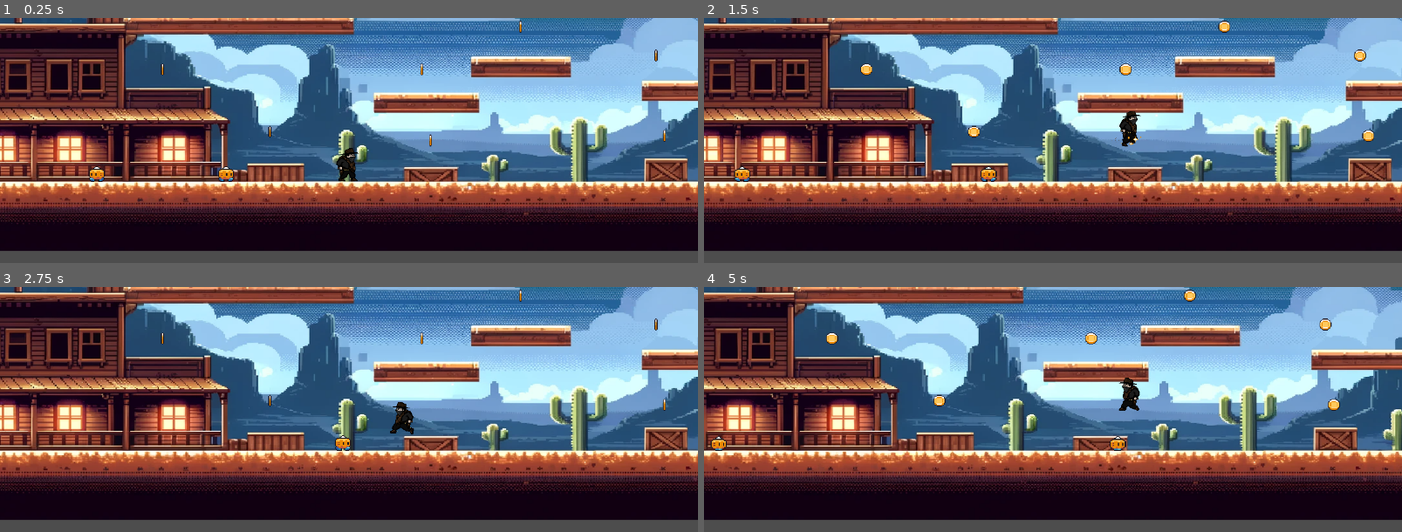
Above: before the commit, frames 1-4 (two rows, left to right).
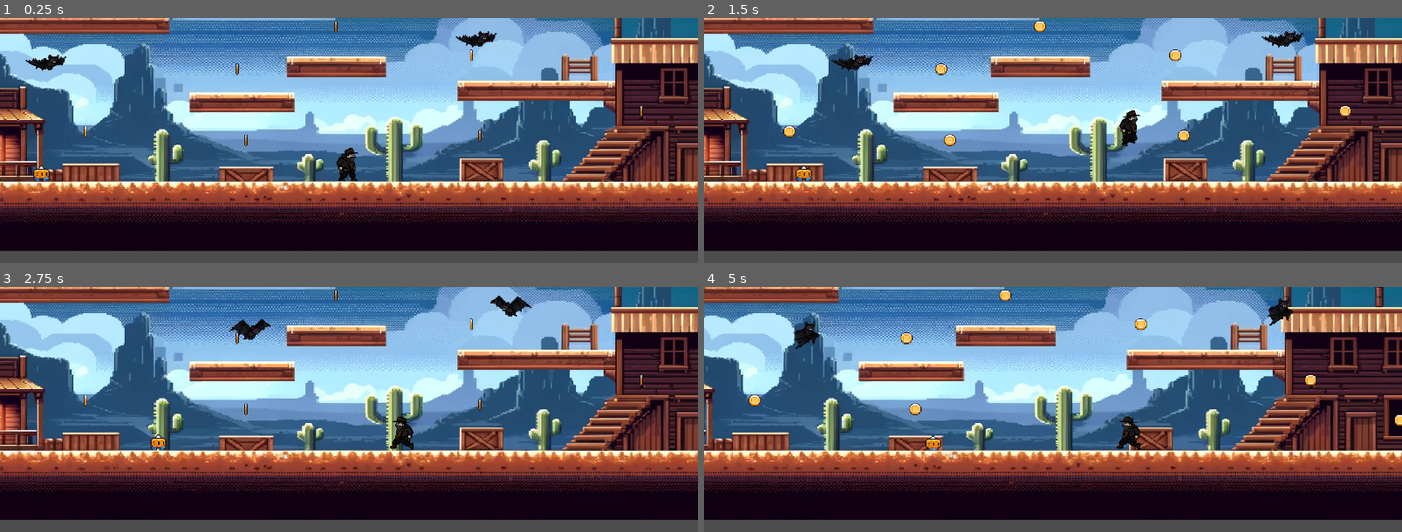
Above: after the commit, the same moments.

Repository: MestreWilll/GodotV4-Learning-ElPistoleiroGame
Game: Godot game, scene res://mundo_01.tscn
The game is run twice, just before and just after one commit, with the same random seed, the same clock (stepped at 60 frames per second) and the same inputs.
Inputs:
- Up to frame 1 (0.25 s): no input
- Up to frame 2 (1.5 s): tap Enter (ui_accept) at 0.5 s; hold D (move_right) from 0.53 s (still down); tap Space (jump) at 0.77 s
- Up to frame 3 (2.75 s): tap Space (jump) at 1.52 s; release D (move_right) at 2.03 s; hold A (move_left) from 2.03 s (still down)
- Up to frame 4 (5 s): release A (move_left) at 2.78 s; hold D (move_right) 2.78-4.28 s; tap Space (jump) at 3.02, 3.77, 4.52 s; hold A (move_left) from 4.28 s (still down)

The runs differ from the first frame. In frame 1, 60% of the frame differs, in the area x 0-100%, y 0-85%; in frame 2, 60%; in frame 3, 60%; in frame 4, 61%, in the area x 0-100%, y 0-84%.

Commit message:
ADD+Mob-MovingColliding

Diff:
--- a/Scripts/Player.gd
+++ b/Scripts/Player.gd
@@ -73,4 +73,5 @@
 # Isso está assumindo que você tem uma referência ao objeto Player chamado 'player_instance'
 func _on_hurtbox_body_entered(body):
 	if body.is_in_group("enemies"):
+		queue_free()
 		print("Vc tomou dano")
--- a/Scripts/inimigo3.gd
+++ b/Scripts/inimigo3.gd
@@ -33,7 +33,6 @@
 	velocity.x = direction * SPEED * delta
 	move_and_slide()
 
-
 func _on_animated_sprite_2d_animation_finished():
 	if sprite.animation == "hurt":
 		queue_free()
--- /dev/null
+++ b/Scripts/morcego.gd
@@ -0,0 +1,39 @@
+extends CharacterBody2D
+
+const SPEED = 300.0
+const CHANGE_DIRECTION_MIN = 1.0  # Tempo mínimo para mudança de direção
+const CHANGE_DIRECTION_MAX = 3.0  # Tempo máximo para mudança de direção
+
+@onready var detector := $RayCast2D as RayCast2D
+@onready var sprite := $AnimatedSprite2D as AnimatedSprite2D
+
+var direction := -1  # Inicialmente indo para a esquerda
+var time_to_change_direction := randf_range(CHANGE_DIRECTION_MIN, CHANGE_DIRECTION_MAX)  # Tempo até a próxima mudança de direção
+
+func _ready():
+	randomize()  # Inicializa o gerador de números aleatórios
+	if has_meta("Direita") and get_meta("Direita"):
+		direction = 1
+		detector.scale.x *= -1
+		sprite.flip_h = direction == 1  # Atualiza a orientação do sprite quando a direção muda
+
+func _physics_process(delta):
+	# Atualiza o temporizador e muda a direção se necessário.
+	time_to_change_direction -= delta
+	if time_to_change_direction <= 0:
+		direction *= -1
+		time_to_change_direction = randf_range(CHANGE_DIRECTION_MIN, CHANGE_DIRECTION_MAX)
+
+	# Verifica colisões e muda a direção se colidir.
+	if detector.is_colliding():
+		direction *= -1
+
+	# Atualiza a escala e a orientação do sprite com base na direção.
+	detector.scale.x = direction
+	sprite.flip_h = direction == 1
+
+	# Calcula a nova posição horizontal.
+	var horizontal_movement = direction * SPEED * delta
+
+	# Move o morcego diretamente, atualizando sua posição.
+	position.x += horizontal_movement
--- /dev/null
+++ b/actor/morcego.tscn
@@ -0,0 +1,144 @@
+[gd_scene load_steps=28 format=3 uid="uid://b6tb78ej4gsq7"]
+
+[ext_resource type="Texture2D" uid="uid://cvbdvjnkq1euj" path="res://assets/El Pistoleiro de las noches/MORCEGO/ATTACK/atk1.png" id="1_u1qf7"]
+[ext_resource type="Texture2D" uid="uid://cap0aogkvhket" path="res://assets/El Pistoleiro de las noches/MORCEGO/ATTACK/atk2.png" id="2_qa6qg"]
+[ext_resource type="Texture2D" uid="uid://dilb0e5qp1f0g" path="res://assets/El Pistoleiro de las noches/MORCEGO/ATTACK/atk3.png" id="3_xp6jp"]
+[ext_resource type="Texture2D" uid="uid://8canaqe6q8x8" path="res://assets/El Pistoleiro de las noches/MORCEGO/ATTACK/atk4.png" id="4_sa2tu"]
+[ext_resource type="Texture2D" uid="uid://hmdlgk6edl4m" path="res://assets/El Pistoleiro de las noches/MORCEGO/DIYNG/death1.png" id="5_at7u7"]
+[ext_resource type="Texture2D" uid="uid://b2f8xe66k0d1g" path="res://assets/El Pistoleiro de las noches/MORCEGO/DIYNG/death2.png" id="6_lm0vm"]
+[ext_resource type="Texture2D" uid="uid://c0mddtvcc1epq" path="res://assets/El Pistoleiro de las noches/MORCEGO/DIYNG/death3.png" id="7_x3710"]
+[ext_resource type="Texture2D" uid="uid://ci4hs1siug8o0" path="res://assets/El Pistoleiro de las noches/MORCEGO/DIYNG/death4.png" id="8_xk01t"]
+[ext_resource type="Texture2D" uid="uid://du3fbmnts26jc" path="res://assets/El Pistoleiro de las noches/MORCEGO/DIYNG/death5.png" id="9_r3tu8"]
+[ext_resource type="Texture2D" uid="uid://gys0esiyuk5t" path="res://assets/El Pistoleiro de las noches/MORCEGO/DIYNG/death6.png" id="10_idjpv"]
+[ext_resource type="Texture2D" uid="uid://btf16gydbx23o" path="res://assets/El Pistoleiro de las noches/MORCEGO/DIYNG/death7.png" id="11_yhnba"]
+[ext_resource type="Texture2D" uid="uid://chfaeno7k0y25" path="res://assets/El Pistoleiro de las noches/MORCEGO/DIYNG/death8.png" id="12_yreno"]
+[ext_resource type="Texture2D" uid="uid://dqclg00l374i" path="res://assets/El Pistoleiro de las noches/MORCEGO/DIYNG/death9.png" id="13_o3hpl"]
+[ext_resource type="Texture2D" uid="uid://beni5gcuwibsv" path="res://assets/El Pistoleiro de las noches/MORCEGO/DIYNG/death10.png" id="14_e63nl"]
+[ext_resource type="Texture2D" uid="uid://c33fa5u1hbluk" path="res://assets/El Pistoleiro de las noches/MORCEGO/FLY/BAT1.png" id="15_6pjno"]
+[ext_resource type="Texture2D" uid="uid://d24ermilxibd3" path="res://assets/El Pistoleiro de las noches/MORCEGO/FLY/BAT2.png" id="16_a4vga"]
+[ext_resource type="Texture2D" uid="uid://bv7u8jfwdx7vo" path="res://assets/El Pistoleiro de las noches/MORCEGO/FLY/BAT3.png" id="17_u6raq"]
+[ext_resource type="Texture2D" uid="uid://ccoy1hebxarpa" path="res://assets/El Pistoleiro de las noches/MORCEGO/FLY/BAT4.png" id="18_bv07u"]
+[ext_resource type="Texture2D" uid="uid://bt3ta1bafww0a" path="res://assets/El Pistoleiro de las noches/MORCEGO/FallingDead/fall1.png" id="19_enmby"]
+[ext_resource type="Texture2D" uid="uid://dsh1q3hqfbpaa" path="res://assets/El Pistoleiro de las noches/MORCEGO/FallingDead/fall2.png" id="20_qcyhw"]
+[ext_resource type="Texture2D" uid="uid://tygdewgspiw8" path="res://assets/El Pistoleiro de las noches/MORCEGO/FallingDead/fall3.png" id="21_xnu3q"]
+[ext_resource type="Texture2D" uid="uid://odibkrfg6cot" path="res://assets/El Pistoleiro de las noches/MORCEGO/HITTED/HITTED1.png" id="22_ht8tb"]
+[ext_resource type="Texture2D" uid="uid://bn6yh5b03m46f" path="res://assets/El Pistoleiro de las noches/MORCEGO/HITTED/HITTED2.png" id="23_5dxq4"]
+[ext_resource type="Texture2D" uid="uid://kknfked41wck" path="res://assets/El Pistoleiro de las noches/MORCEGO/HITTED/HITTED3.png" id="24_ed62k"]
+[ext_resource type="Texture2D" uid="uid://bx3x13py00sts" path="res://assets/El Pistoleiro de las noches/MORCEGO/HITTED/HITTED4.png" id="25_n4so1"]
+[ext_resource type="Texture2D" uid="uid://dqc1de8eg0xmh" path="res://assets/El Pistoleiro de las noches/MORCEGO/HITTED/HITTED5.png" id="26_e1pvt"]
+
+[sub_resource type="SpriteFrames" id="SpriteFrames_4k8uy"]
+animations = [{
+"frames": [{
+"duration": 1.0,
+"texture": ExtResource("1_u1qf7")
+}, {
+"duration": 1.0,
+"texture": ExtResource("2_qa6qg")
+}, {
+"duration": 1.0,
+"texture": ExtResource("3_xp6jp")
+}, {
+"duration": 1.0,
+"texture": ExtResource("4_sa2tu")
+}],
+"loop": true,
+"name": &"ATTACK",
+"speed": 5.0
+}, {
+"frames": [{
+"duration": 1.0,
+"texture": ExtResource("5_at7u7")
+}, {
+"duration": 1.0,
+"texture": ExtResource("6_lm0vm")
+}, {
+"duration": 1.0,
+"texture": ExtResource("7_x3710")
+}, {
+"duration": 1.0,
+"texture": ExtResource("8_xk01t")
+}, {
+"duration": 1.0,
+"texture": ExtResource("9_r3tu8")
+}, {
+"duration": 1.0,
+"texture": ExtResource("10_idjpv")
+}, {
+"duration": 1.0,
+"texture": ExtResource("11_yhnba")
+}, {
+"duration": 1.0,
+"texture": ExtResource("12_yreno")
+}, {
+"duration": 1.0,
+"texture": ExtResource("13_o3hpl")
+}, {
+"duration": 1.0,
+"texture": ExtResource("14_e63nl")
+}],
+"loop": true,
+"name": &"DIYNG",
+"speed": 5.0
+}, {
+"frames": [{
+"duration": 1.0,
+"texture": ExtResource("15_6pjno")
+}, {
+"duration": 1.0,
+"texture": ExtResource("16_a4vga")
+}, {
+"duration": 1.0,
+"texture": ExtResource("17_u6raq")
+}, {
+"duration": 1.0,
+"texture": ExtResource("18_bv07u")
+}],
+"loop": true,
+"name": &"FLY",
+"speed": 6.0
+}, {
+"frames": [{
+"duration": 1.0,
+"texture": ExtResource("19_enmby")
+}, {
+"duration": 1.0,
+"texture": ExtResource("20_qcyhw")
+}, {
+"duration": 1.0,
+"texture": ExtResource("21_xnu3q")
+}],
+"loop": true,
+"name": &"FallingDead",
+"speed": 5.0
+}, {
+"frames": [{
+"duration": 1.0,
+"texture": ExtResource("22_ht8tb")
+}, {
+"duration": 1.0,
+"texture": ExtResource("23_5dxq4")
+}, {
+"duration": 1.0,
+"texture": ExtResource("24_ed62k")
+}, {
+"duration": 1.0,
+"texture": ExtResource("25_n4so1")
+}, {
+"duration": 1.0,
+"texture": ExtResource("26_e1pvt")
+}],
+"loop": true,
+"name": &"HITTED",
+"speed": 5.0
+}]
+
+[node name="morcego" type="AnimatedSprite2D"]
+process_priority = 2
+z_index = 4
+position = Vector2(2650, -820)
+scale = Vector2(3.16, 3.05)
+sprite_frames = SubResource("SpriteFrames_4k8uy")
+animation = &"FLY"
+autoplay = "FLY"
+frame_progress = 0.823618
--- /dev/null
+++ b/actor/morcegoentrada.tscn
@@ -0,0 +1,160 @@
+[gd_scene load_steps=30 format=3 uid="uid://dqof5fh6dw7co"]
+
+[ext_resource type="Script" path="res://Scripts/morcego.gd" id="1_0705x"]
+[ext_resource type="Texture2D" uid="uid://cvbdvjnkq1euj" path="res://assets/El Pistoleiro de las noches/MORCEGO/ATTACK/atk1.png" id="1_ekjvl"]
+[ext_resource type="Texture2D" uid="uid://cap0aogkvhket" path="res://assets/El Pistoleiro de las noches/MORCEGO/ATTACK/atk2.png" id="2_67cao"]
+[ext_resource type="Texture2D" uid="uid://dilb0e5qp1f0g" path="res://assets/El Pistoleiro de las noches/MORCEGO/ATTACK/atk3.png" id="3_00u4q"]
+[ext_resource type="Texture2D" uid="uid://8canaqe6q8x8" path="res://assets/El Pistoleiro de las noches/MORCEGO/ATTACK/atk4.png" id="4_ul5ry"]
+[ext_resource type="Texture2D" uid="uid://hmdlgk6edl4m" path="res://assets/El Pistoleiro de las noches/MORCEGO/DIYNG/death1.png" id="5_32enu"]
+[ext_resource type="Texture2D" uid="uid://b2f8xe66k0d1g" path="res://assets/El Pistoleiro de las noches/MORCEGO/DIYNG/death2.png" id="6_rgujd"]
+[ext_resource type="Texture2D" uid="uid://c0mddtvcc1epq" path="res://assets/El Pistoleiro de las noches/MORCEGO/DIYNG/death3.png" id="7_mltbb"]
+[ext_resource type="Texture2D" uid="uid://ci4hs1siug8o0" path="res://assets/El Pistoleiro de las noches/MORCEGO/DIYNG/death4.png" id="8_3kdgc"]
+[ext_resource type="Texture2D" uid="uid://du3fbmnts26jc" path="res://assets/El Pistoleiro de las noches/MORCEGO/DIYNG/death5.png" id="9_blhu2"]
+[ext_resource type="Texture2D" uid="uid://gys0esiyuk5t" path="res://assets/El Pistoleiro de las noches/MORCEGO/DIYNG/death6.png" id="10_gjj45"]
+[ext_resource type="Texture2D" uid="uid://btf16gydbx23o" path="res://assets/El Pistoleiro de las noches/MORCEGO/DIYNG/death7.png" id="11_6aova"]
+[ext_resource type="Texture2D" uid="uid://chfaeno7k0y25" path="res://assets/El Pistoleiro de las noches/MORCEGO/DIYNG/death8.png" id="12_4863t"]
+[ext_resource type="Texture2D" uid="uid://dqclg00l374i" path="res://assets/El Pistoleiro de las noches/MORCEGO/DIYNG/death9.png" id="13_n3ako"]
+[ext_resource type="Texture2D" uid="uid://beni5gcuwibsv" path="res://assets/El Pistoleiro de las noches/MORCEGO/DIYNG/death10.png" id="14_moljb"]
+[ext_resource type="Texture2D" uid="uid://c33fa5u1hbluk" path="res://assets/El Pistoleiro de las noches/MORCEGO/FLY/BAT1.png" id="15_pb4kn"]
+[ext_resource type="Texture2D" uid="uid://d24ermilxibd3" path="res://assets/El Pistoleiro de las noches/MORCEGO/FLY/BAT2.png" id="16_flerw"]
+[ext_resource type="Texture2D" uid="uid://bv7u8jfwdx7vo" path="res://assets/El Pistoleiro de las noches/MORCEGO/FLY/BAT3.png" id="17_b2ajb"]
+[ext_resource type="Texture2D" uid="uid://ccoy1hebxarpa" path="res://assets/El Pistoleiro de las noches/MORCEGO/FLY/BAT4.png" id="18_jckij"]
+[ext_resource type="Texture2D" uid="uid://bt3ta1bafww0a" path="res://assets/El Pistoleiro de las noches/MORCEGO/FallingDead/fall1.png" id="19_y7r4h"]
+[ext_resource type="Texture2D" uid="uid://dsh1q3hqfbpaa" path="res://assets/El Pistoleiro de las noches/MORCEGO/FallingDead/fall2.png" id="20_pyb1d"]
+[ext_resource type="Texture2D" uid="uid://tygdewgspiw8" path="res://assets/El Pistoleiro de las noches/MORCEGO/FallingDead/fall3.png" id="21_jypup"]
+[ext_resource type="Texture2D" uid="uid://odibkrfg6cot" path="res://assets/El Pistoleiro de las noches/MORCEGO/HITTED/HITTED1.png" id="22_lfwbm"]
+[ext_resource type="Texture2D" uid="uid://bn6yh5b03m46f" path="res://assets/El Pistoleiro de las noches/MORCEGO/HITTED/HITTED2.png" id="23_pk3wf"]
+[ext_resource type="Texture2D" uid="uid://kknfked41wck" path="res://assets/El Pistoleiro de las noches/MORCEGO/HITTED/HITTED3.png" id="24_vqhvf"]
+[ext_resource type="Texture2D" uid="uid://bx3x13py00sts" path="res://assets/El Pistoleiro de las noches/MORCEGO/HITTED/HITTED4.png" id="25_p71ia"]
+[ext_resource type="Texture2D" uid="uid://dqc1de8eg0xmh" path="res://assets/El Pistoleiro de las noches/MORCEGO/HITTED/HITTED5.png" id="26_i1u3n"]
+
+[sub_resource type="SpriteFrames" id="SpriteFrames_5bxyb"]
+animations = [{
+"frames": [{
+"duration": 1.0,
+"texture": ExtResource("1_ekjvl")
+}, {
+"duration": 1.0,
+"texture": ExtResource("2_67cao")
+}, {
+"duration": 1.0,
+"texture": ExtResource("3_00u4q")
+}, {
+"duration": 1.0,
+"texture": ExtResource("4_ul5ry")
+}],
+"loop": true,
+"name": &"ATTACK",
+"speed": 5.0
+}, {
+"frames": [{
+"duration": 1.0,
+"texture": ExtResource("5_32enu")
+}, {
+"duration": 1.0,
+"texture": ExtResource("6_rgujd")
+}, {
+"duration": 1.0,
+"texture": ExtResource("7_mltbb")
+}, {
+"duration": 1.0,
+"texture": ExtResource("8_3kdgc")
+}, {
+"duration": 1.0,
+"texture": ExtResource("9_blhu2")
+}, {
+"duration": 1.0,
+"texture": ExtResource("10_gjj45")
+}, {
+"duration": 1.0,
+"texture": ExtResource("11_6aova")
+}, {
+"duration": 1.0,
+"texture": ExtResource("12_4863t")
+}, {
+"duration": 1.0,
+"texture": ExtResource("13_n3ako")
+}, {
+"duration": 1.0,
+"texture": ExtResource("14_moljb")
+}],
+"loop": true,
+"name": &"DIYNG",
+"speed": 5.0
+}, {
+"frames": [{
+"duration": 1.0,
+"texture": ExtResource("15_pb4kn")
+}, {
+"duration": 1.0,
+"texture": ExtResource("16_flerw")
+}, {
+"duration": 1.0,
+"texture": ExtResource("17_b2ajb")
+}, {
+"duration": 1.0,
+"texture": ExtResource("18_jckij")
+}],
+"loop": true,
+"name": &"FLY",
+"speed": 6.0
+}, {
+"frames": [{
+"duration": 1.0,
+"texture": ExtResource("19_y7r4h")
+}, {
+"duration": 1.0,
+"texture": ExtResource("20_pyb1d")
+}, {
+"duration": 1.0,
+"texture": ExtResource("21_jypup")
+}],
+"loop": true,
+"name": &"FallingDead",
+"speed": 5.0
+}, {
+"frames": [{
+"duration": 1.0,
+"texture": ExtResource("22_lfwbm")
+}, {
+"duration": 1.0,
+"texture": ExtResource("23_pk3wf")
+}, {
+"duration": 1.0,
+"texture": ExtResource("24_vqhvf")
+}, {
+"duration": 1.0,
+"texture": ExtResource("25_p71ia")
+}, {
+"duration": 1.0,
+"texture": ExtResource("26_i1u3n")
+}],
+"loop": true,
+"name": &"HITTED",
+"speed": 5.0
+}]
+
+[sub_resource type="RectangleShape2D" id="RectangleShape2D_o2g6g"]
+size = Vector2(48, 25)
+
+[node name="morcego" type="CharacterBody2D"]
+position = Vector2(25, -9)
+collision_layer = 2
+collision_mask = 34
+script = ExtResource("1_0705x")
+metadata/Direita = true
+
+[node name="AnimatedSprite2D" type="AnimatedSprite2D" parent="."]
+sprite_frames = SubResource("SpriteFrames_5bxyb")
+animation = &"FLY"
+autoplay = "FLY"
+frame_progress = 0.256745
+
+[node name="AnimationPlayer" type="AnimationPlayer" parent="."]
+
+[node name="RayCast2D" type="RayCast2D" parent="."]
+target_position = Vector2(-24, 0)
+
+[node name="CollisionShape2D" type="CollisionShape2D" parent="."]
+position = Vector2(0, -3.5)
+shape = SubResource("RectangleShape2D_o2g6g")
--- a/hitbox.gd
+++ b/hitbox.gd
@@ -6,6 +6,8 @@
 		# Verifique se o nó AnimatedSprite está corretamente configurado
 		if owner.has_node("AnimatedSprite2D"):
 			var animated_sprite = owner.get_node("AnimatedSprite2D")
+			body.velocity.y = body.JUMP_VELOCITY
 			animated_sprite.play("hurt")
+			print("Você matou um inimigo") # aviso pra mim
 		else:
 			print("AnimatedSprite não encontrado")
--- a/mundo_01.tscn
+++ b/mundo_01.tscn
@@ -1,7 +1,8 @@
-[gd_scene load_steps=64 format=3 uid="uid://ptsdilhs7433"]
+[gd_scene load_steps=65 format=3 uid="uid://ptsdilhs7433"]
 
 [ext_resource type="Script" path="res://mundo_01.gd" id="1_861mi"]
 [ext_resource type="PackedScene" uid="uid://dovawc3gc1aoy" path="res://actor/player.tscn" id="3_4e3tx"]
+[ext_resource type="PackedScene" uid="uid://dqof5fh6dw7co" path="res://actor/morcegoentrada.tscn" id="3_hhx0m"]
 [ext_resource type="Texture2D" uid="uid://byae1g2l77an1" path="res://assets/El Pistoleiro de las noches/DALL·E 2024-01-12 14.24.44 - A clean 2D pixel art western-style background, extended horizontally for a video game level, with .png" id="4_76tf6"]
 [ext_resource type="PackedScene" uid="uid://bakewi2deters" path="res://coin/coin.tscn" id="4_yvnyr"]
 [ext_resource type="PackedScene" uid="uid://hhqnkdeq8tgd" path="res://actor/inimigo2.tscn" id="5_7w381"]
@@ -183,9 +184,43 @@
 position = Vector2(-1, 33)
 script = ExtResource("1_861mi")
 
+[node name="InimigosTodos" type="Node2D" parent="."]
+
+[node name="Inimigo" parent="InimigosTodos" instance=ExtResource("5_7w381")]
+z_index = 3
+position = Vector2(820, 293)
+scale = Vector2(4.24, 3.64)
+metadata/direita = false
+
+[node name="Inimigo2" parent="InimigosTodos" instance=ExtResource("5_7w381")]
+z_index = 3
+position = Vector2(1208, 294)
+scale = Vector2(4.24, 3.64)
+metadata/Direita = true
+
+[node name="morcego" parent="InimigosTodos" groups=["enemies"] instance=ExtResource("3_hhx0m")]
+z_index = 3
+position = Vector2(2265, -757)
+scale = Vector2(3.16, 3.08)
+
+[node name="morcego2" parent="InimigosTodos" groups=["enemies"] instance=ExtResource("3_hhx0m")]
+z_index = 3
+position = Vector2(687, -877)
+scale = Vector2(3.16, 3.08)
+
+[node name="morcego3" parent="InimigosTodos" groups=["enemies"] instance=ExtResource("3_hhx0m")]
+z_index = 3
+position = Vector2(1190, -111)
+scale = Vector2(3.16, 3.08)
+
+[node name="morcego4" parent="InimigosTodos" groups=["enemies"] instance=ExtResource("3_hhx0m")]
+z_index = 3
+position = Vector2(2768, -197)
+scale = Vector2(3.16, 3.08)
+
 [node name="Player" parent="." instance=ExtResource("3_4e3tx")]
 texture_filter = 1
-position = Vector2(1698, 261)
+position = Vector2(2375, 262)
 scale = Vector2(2, 2)
 metadata/_edit_group_ = true
 
@@ -314,20 +349,6 @@
 
 [node name="CanvasGroup" type="CanvasGroup" parent="CanvasLayer"]
 
-[node name="InimigosTodos" type="Node2D" parent="."]
-
-[node name="Inimigo" parent="InimigosTodos" groups=["enemies"] instance=ExtResource("5_7w381")]
-z_index = 3
-position = Vector2(820, 293)
-scale = Vector2(4.24, 3.64)
-metadata/direita = false
-
-[node name="Inimigo2" parent="InimigosTodos" groups=["enemies"] instance=ExtResource("5_7w381")]
-z_index = 3
-position = Vector2(1208, 294)
-scale = Vector2(4.24, 3.64)
-metadata/Direita = true
-
 [node name="Node2D" type="Node2D" parent="."]
 
 [node name="Background" type="Sprite2D" parent="Node2D"]
@@ -349,9 +370,11 @@
 texture = ExtResource("4_76tf6")
 
 [node name="Chão e Plataformas" type="Node2D" parent="."]
+visible = false
 z_index = 3
 
 [node name="StaticBody2D" type="StaticBody2D" parent="Chão e Plataformas"]
+visible = false
 position = Vector2(244, 312)
 scale = Vector2(2, 2)
 collision_layer = 2
